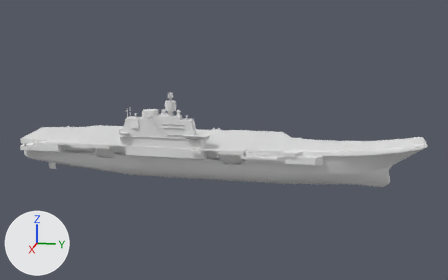
The glTF model data/kuz.glb, before and after one commit.
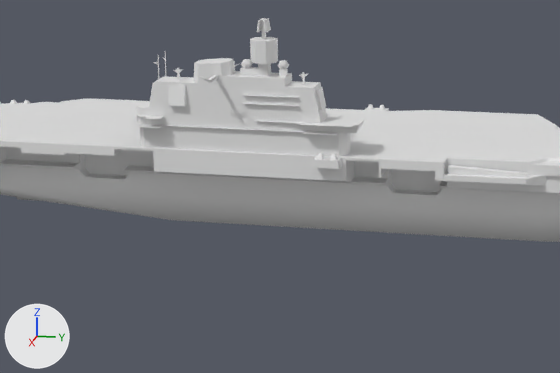
Old and new are each drawn whole from a 50 mm camera at (449.0, 122.0, 125.0) aimed at (5.0, 33.0, 14.0) and again close up on the part from 14% to 65% of the width and 30% to 85% of the height. Arrows for +X, +Y and +Z are at lower left; the lights stay in place. The older version's two pictures come first. Where no turn or scale is listed for an object, it has been applied to the vertices. Vertices at exactly the same position are counted once.

The first close-up shows 'carrier'.
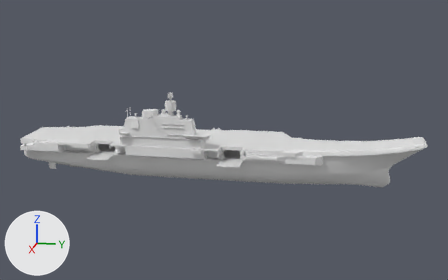
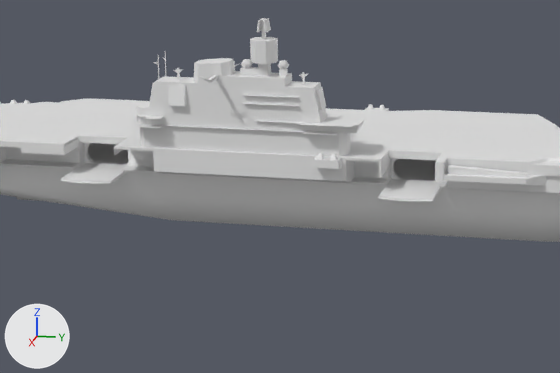
Where the newer file only moved an object's origin or applied its transform, the numbers keep the older frame.

Boxes [x1, y1, x2, y2] around the edits, measured in the close-ups (560 x 373 px):
'hangar', added
    after: [61, 143, 441, 202]
part 1 of me_carrier, reshaped
    before: [0, 69, 542, 213]
    after: [0, 69, 560, 213]

Edits to the bpy script that builds the scene:
```text
Change me_carrier:
    remove me_carrier.from_pydata(...)  # 929 vertices, 1290 faces; spans x -34.0..44.0, y -124.0..178.0, z -15.0..53.0
    add me_carrier.from_pydata(...)  # 1049 vertices, 1428 faces; spans x -34.0..44.0, y -124.0..178.0, z -15.0..53.0
    me_carrier part 1: 9 vertices moved from x 20.0..24.0, y -62.0..51.0, z 1.0..3.0 to x 20.0..24.0, y -62.0..51.0, z 4.0; 28 vertices removed from x 20.0..35.0, y -62.0..51.0, z 1.0..37.0; 148 vertices added at x 20.0..35.0, y -95.0..81.0, z 0.0..37.0
    add me_carrier.materials.append(mat_vehicle_plane_engine)  # white #e7e7e7
Add ob_hangar:
    ob_hangar = bpy.data.objects.new('hangar', me_hangar)  # 2724 vertices, 2292 faces; spans x -8.0..41.0, y -98.0..55.0, z 3.0..11.0; in mat_2f4f3e (white #e7e7e7), mat_3f7a4a (white #e7e7e7), mat_2f5d38 (white #e7e7e7), mat_23272a (white #e7e7e7), mat_d9b23a (white #e7e7e7), mat_1d1d1f (white #e7e7e7), mat_8a8670 (white #e7e7e7), mat_4c4e4b (white #e7e7e7), mat_5e605a (white #e7e7e7), mat_glow_ffffff (white #e7e7e7), mat_c9c5a6 (white #e7e7e7), mat_3b3d3b (white #e7e7e7), mat_8a6a2c (white #e7e7e7), mat_77745f (white #e7e7e7), mat_4f5149 (white #e7e7e7), mat_3e4640 (white #e7e7e7), mat_6b6956 (white #e7e7e7), mat_585e57 (white #e7e7e7), mat_273f32 (white #e7e7e7), mat_a8322a (white #e7e7e7), mat_1c1c1d (white #e7e7e7), mat_vehicle_plane_engine (white #e7e7e7)
    ob_hangar.location = (0.0, 0.0, 0.0)
```
